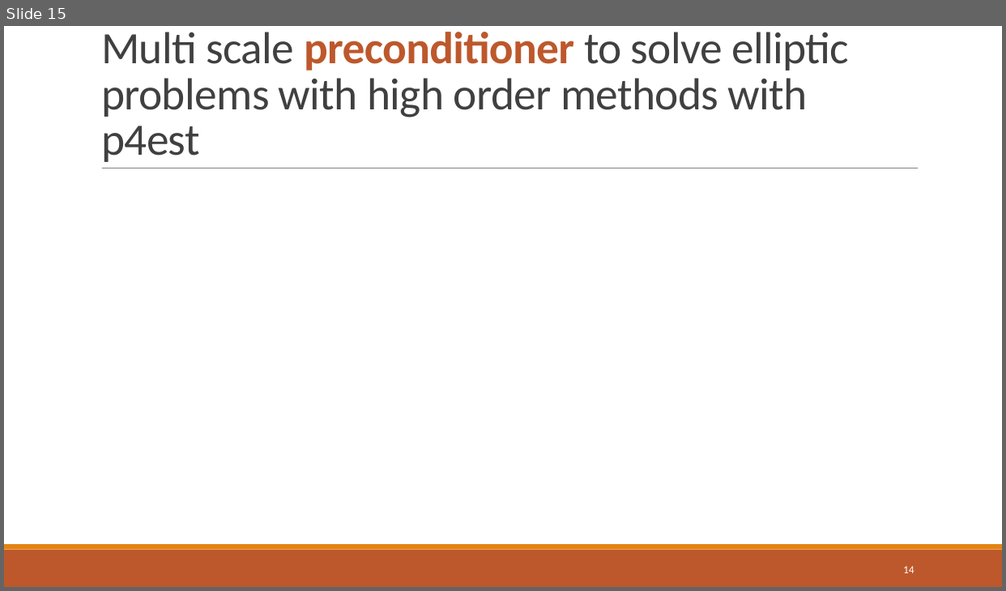
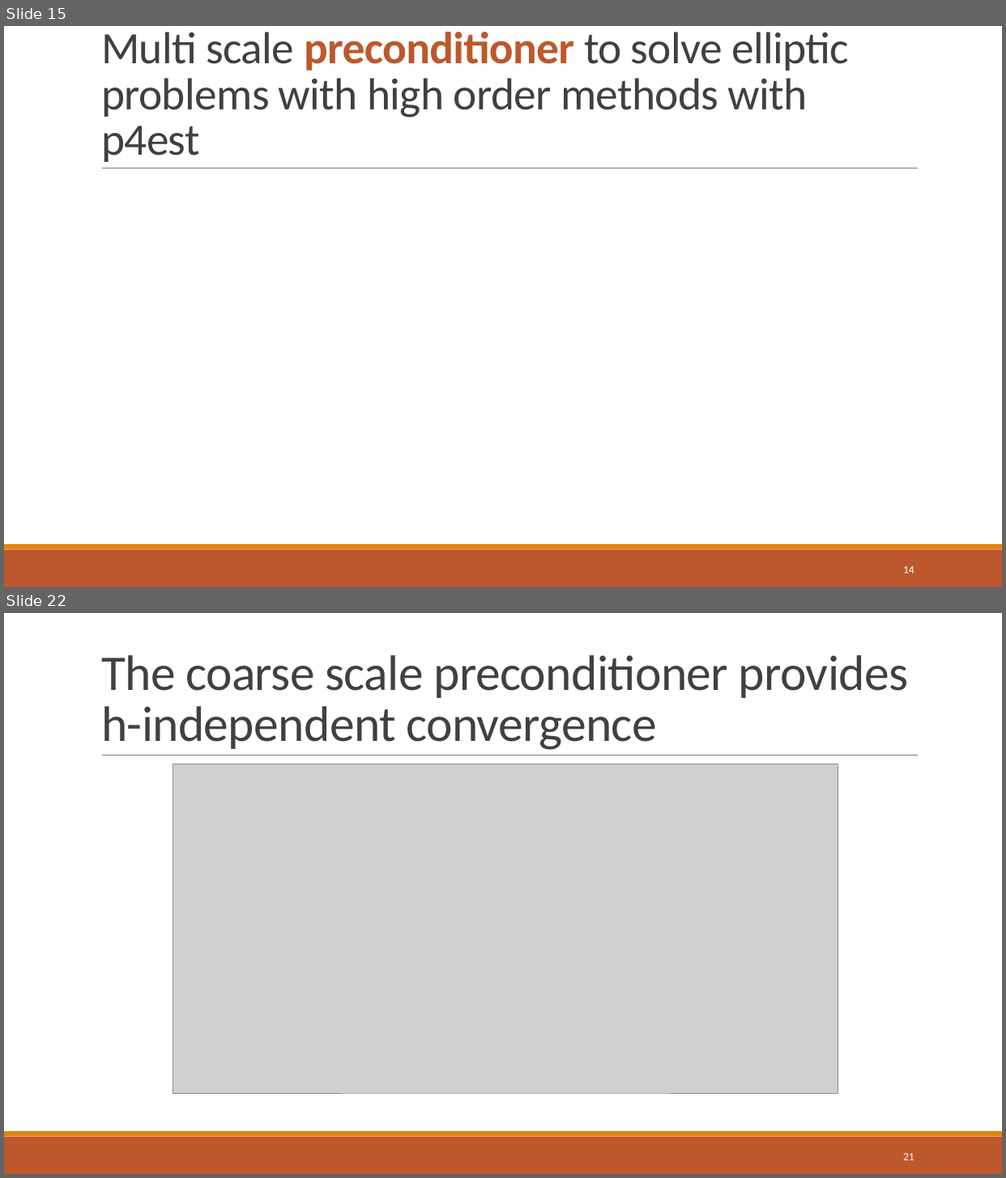
Before and after one commit to dweicker/pres, a slide deck: thesis.pptx. Shown one above the other, each under a label of ours: slide 15 before the commit, slides 15 and 22 after it; the slides between them are not shown. The pictures are 1006x591 and 1006x1178 pixels, drawn with LibreOffice and Linux fonts; fonts in the diff are those of the drawing; grey boxes stand for pictures. Boxes give left, top, right and bottom in pixels: in the first picture for what was removed or moved away, otherwise in the second. Text is boxed around its words. In the diff, an @@ line names an element or a change of style, - is before the commit and + after.

```diff
--- a/thesis.pptx
+++ b/thesis.pptx
@@ slide 22 added at <box>4,613,1002,1174</box>, background #FFFFFF; not listed: 3 template elements that a slide beside it also shows @@
@@ title added at <box>101,655,909,750</box>, 48 pt, text #404040 @@
+The coarse scale preconditioner provides h-independent convergence
@@ picture added at <box>173,764,838,1093</box> @@
@@ page number added at <box>903,1153,914,1161</box>, 10.5 pt, text #FFFFFF @@
+21
```
Also in this commit, not shown: 2 slides changed, 6 other slides added, 2 slides removed, 11 other files.
